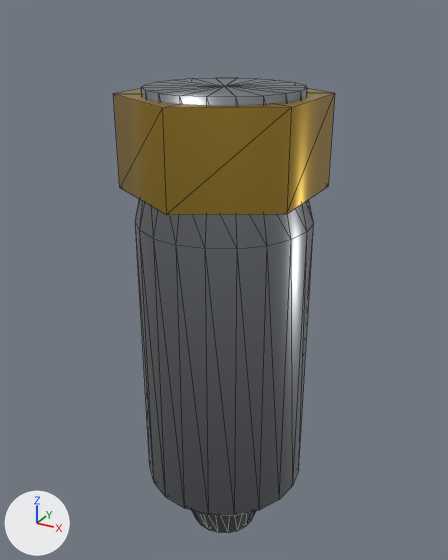
One commit to the glTF model porsche-911sc-engine/parts/injector.glb: the scene before it, then after it.
Camera for both pictures: a 50 mm camera at (22.6, -41.2, 45.2) aimed at (-0.5, 0.8, 24.2). Lighting does not change. The marker at lower left points along +X, +Y and +Z. The picture after the commit comes second. Mesh edges are drawn as thin lines. Where no turn or scale is listed for an object, it has been applied to the vertices. Vertices at exactly the same position are counted once.

Names of what the first picture shows: 'injector:brass', 'injector:steel'.
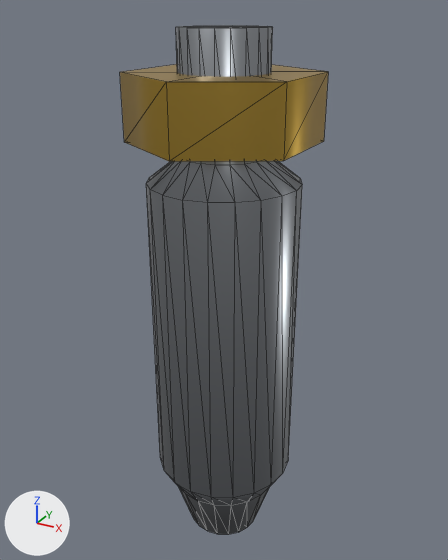
Where the newer file only moved an object's origin or applied its transform, the numbers keep the older frame.

The change in detail:
me_mesh_0 is used by ob_injector_steel; parent ob_injector; location (0.0, 0.0, 20.0); scale (20.0, 20.0, 20.0).
me_mesh_0 had 160 vertices, 280 faces and spanned x -0.35..0.35, y -0.35..0.35, z -1.0..1.0.
me_mesh_0 now has 160 vertices, 280 faces and spans x -0.27..0.27, y -0.27..0.27, z -1.0..1.0.
me_mesh_0 part 1: 100 of 160 vertices moved; they spanned x -0.35..0.35, y -0.35..0.35, z -0.7..1.0 and now span x -0.27..0.27, y -0.27..0.27, z -0.77..1.0; mean shift (0.0, 0.0, -0.03); largest move (-0.09, -0.29, 0.7) -> (-0.05, -0.15, 0.59).
me_mesh_1 is used by ob_injector_brass; location (0.0, 0.0, 36.0).
me_mesh_1 had 14 vertices, 24 faces and spanned x -7.0..7.0, y -8.1..8.1, z -3.5..3.5.
me_mesh_1 now has 14 vertices, 24 faces and spans x -6.5..6.5, y -7.5..7.5, z 0.0..5.0.
me_mesh_1 part 2: the whole mesh is scaled about its middle by (0.929, 0.929, 0.714), then moved by (0.0, 0.0, 2.5).
Object 'injector:steel' (ob_injector_steel) moves from (0.0, 0.0, 20.0) to (0.0, 0.0, 22.0).
Object 'injector:steel' (ob_injector_steel) is rescaled from (20.0, 20.0, 20.0) to (22.0, 22.0, 22.0).

Pixel boxes (x1, y1, x2, y2) of what changed, in the pictures (448 x 560 px):
'injector:steel', reshaped, moved, rescaled (12% narrower, 12% taller): before (135, 78, 313, 533); after (146, 26, 302, 534)
'injector:brass', moved, rescaled (6% narrower, 23% shorter): before (113, 89, 335, 215); after (120, 64, 328, 161)
